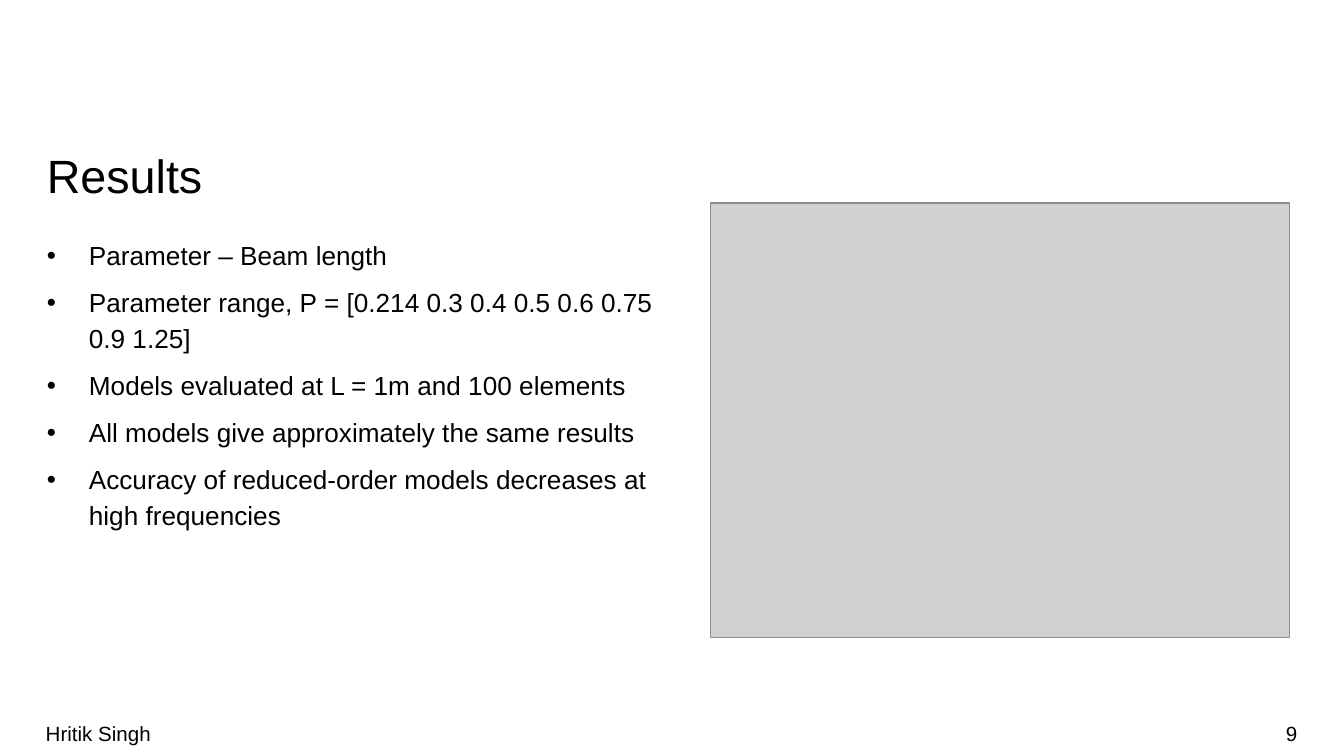
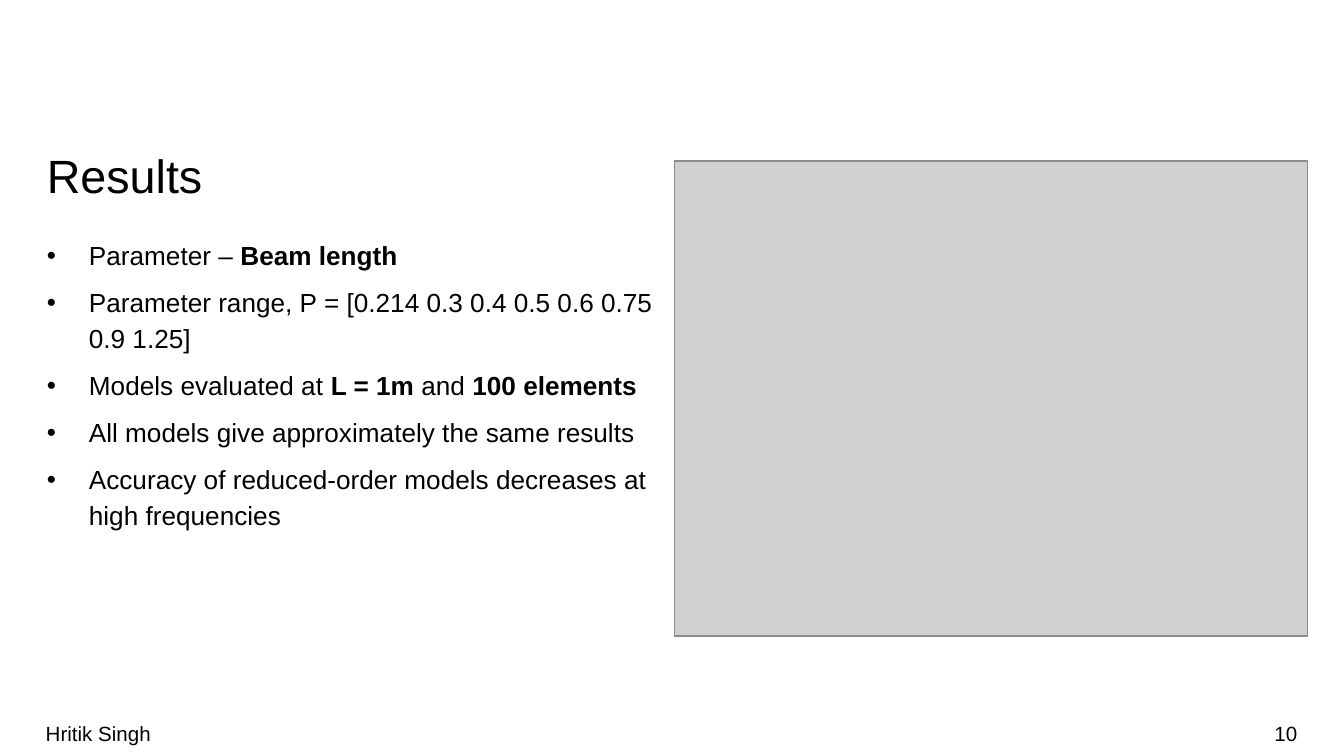
Before and after one commit to R-SMP/Global_Local_pMOR, a slide deck: slide 10 of pMOR.pptx (slide 9 before the commit). Drawn at 1344x756 pixels with LibreOffice and Linux fonts; fonts in the diff are those of the drawing; grey boxes stand for pictures; background and template pictures are left out. Boxes give left, top, right and bottom in pixels: in the first picture for what was removed or moved away, otherwise in the second. Text is boxed around its words. In the diff, an @@ line names an element or a change of style, - is before the commit and + after.

```diff
--- a/pMOR.pptx
+++ b/pMOR.pptx
@@ picture: place and size @@
-picture at [711,203,1290,637]
+picture at [675,161,1308,637]
@@ text at [89,246,636,396]: bold on in "Beam length", "L = 1m 100 elements" @@
@@ page number at [1274,726,1297,742]: text changed @@
-9
+10
```
Also in this commit, not shown: 8 other slides changed, 1 slide added, 4 other files.
